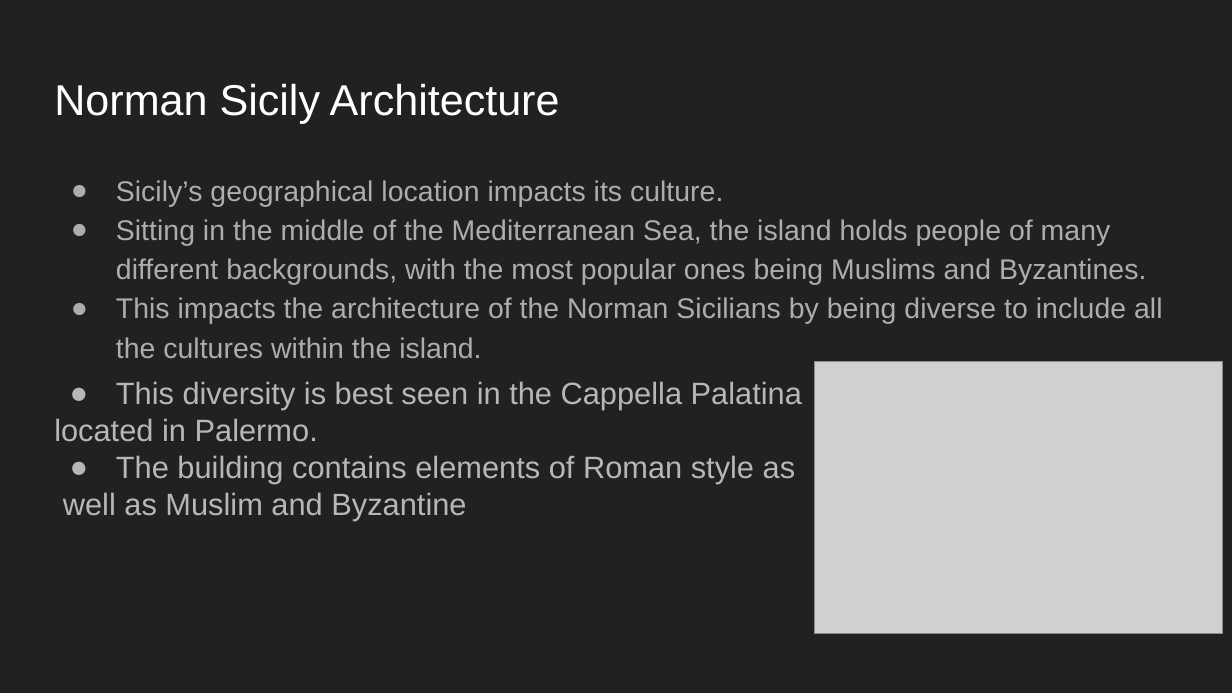
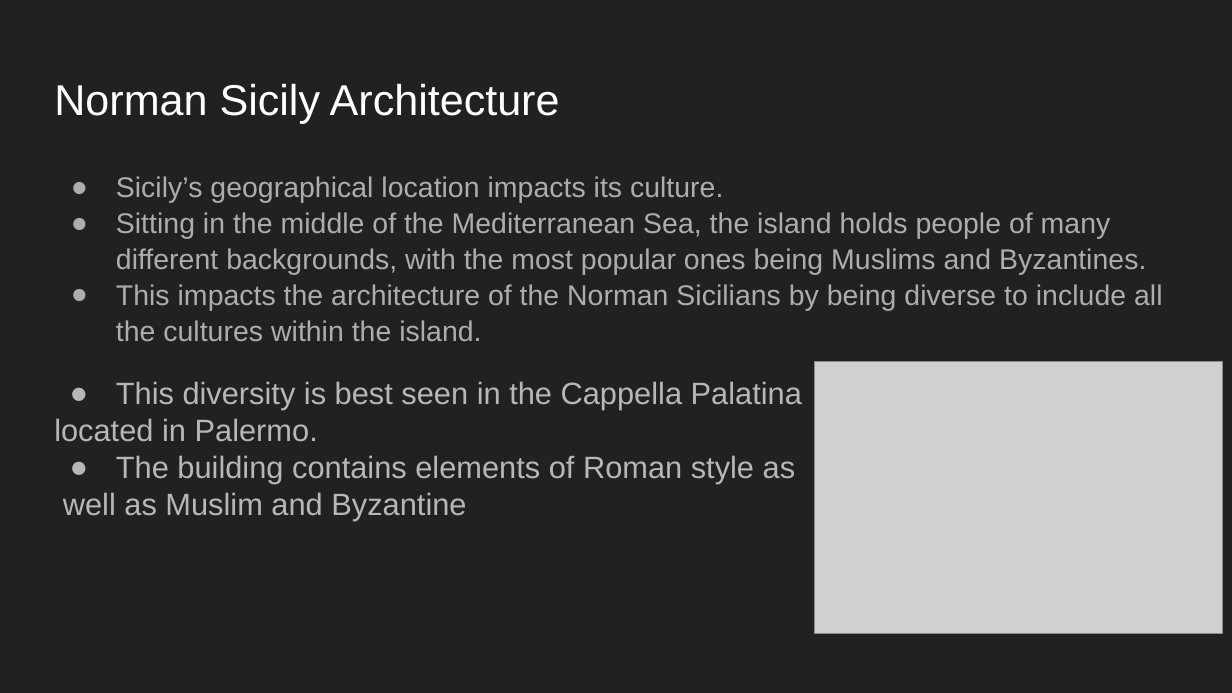
Before and after one commit to the-norman-sicily-project/website, a slide deck: slide 2 of site/content/en/resources/learn/assessing_the_stone_stability_of_norman_sicilys_monuments/Architecture_and_Stone_Stability_in_Norman_Sicily.pptx. Drawn at 1232x693 pixels with LibreOffice and Linux fonts; fonts in the diff are those of the drawing; grey boxes stand for pictures. Boxes give left, top, right and bottom in pixels: in the first picture for what was removed or moved away, otherwise in the second. Text is boxed around its words. In the diff, an @@ line names an element or a change of style, - is before the commit and + after.

```diff
--- a/site/content/en/resources/learn/assessing_the_stone_stability_of_norman_sicilys_monuments/Architecture_and_Stone_Stability_in_Norman_Sicily.pptx
+++ b/site/content/en/resources/learn/assessing_the_stone_stability_of_norman_sicilys_monuments/Architecture_and_Stone_Stability_in_Norman_Sicily.pptx
@@ text "Sicily’s geographical location impacts its ..." at (116, 176, 1162, 341): line spacing 1.15 to 1.05 @@
```
Also in this commit, not shown: 5 other slides changed, 6 other files.
